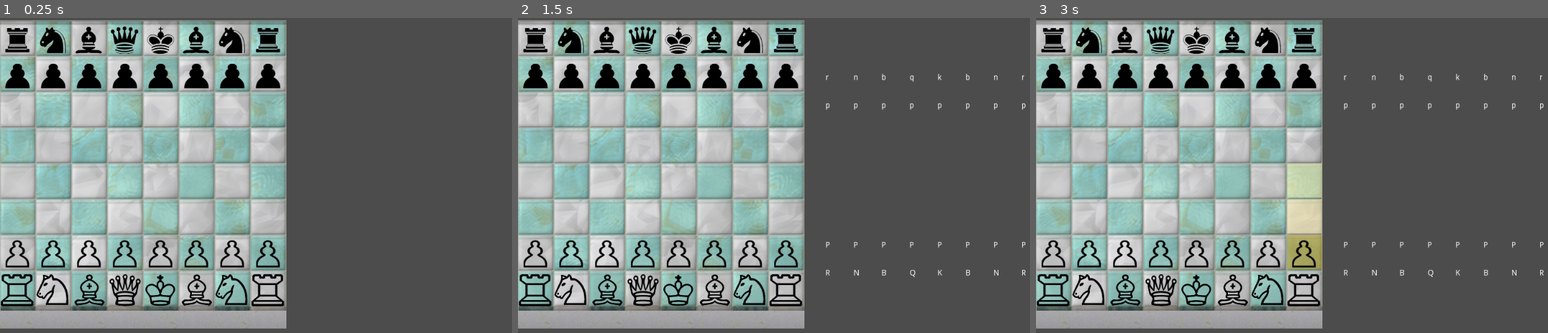
Above: before the commit, frames 1-3 (left to right).
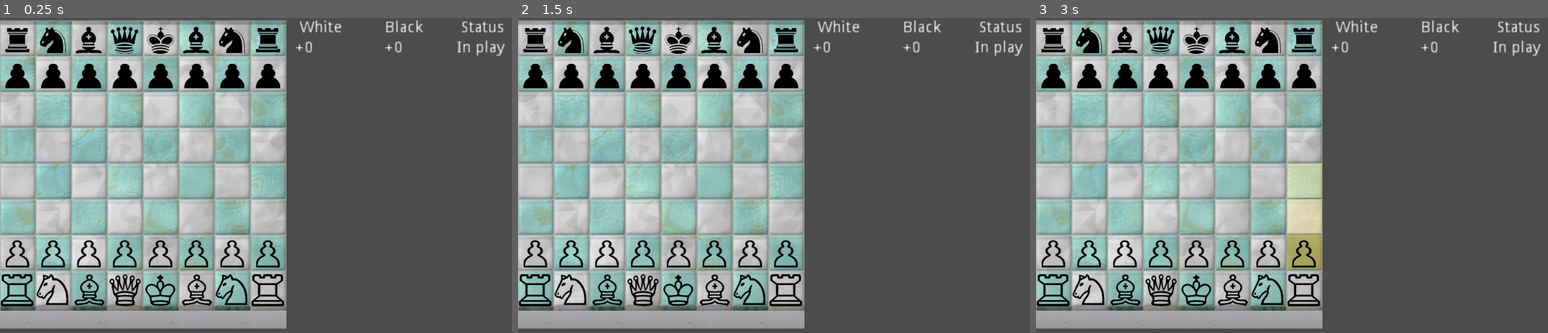
Above: after the commit, the same moments.

Repository: reidhaegele/chessieboi
Game: Godot game, scene res://Chess2d.tscn
Two runs of this game, one before a commit and one after it. Both use one fixed random seed, a clock stepped at 60 frames per second and the inputs below.
Inputs (mouse positions are in pixels of both pictures, inside the frame that each line leads up to):
- Up to frame 1 (0.25 s): no input
- Up to frame 2 (1.5 s): tap Enter at 0.5 s; move the mouse to (932, 169) at 0.52 s; click (932, 169) at 0.67 s; move the mouse to (692, 203) at 1.27 s; click (692, 203) at 1.42 s
- Up to frame 3 (3 s): tap Space at 2 s; move the mouse to (1379, 112) at 2.02 s; click (1379, 112) at 2.17 s; tap Enter at 2.75 s; move the mouse to (1292, 251) at 2.77 s; click (1292, 251) at 2.92 s

The runs differ from the first frame. In frame 1, 0.6% of the frame differs, in the area x 57-99%, y 0-13%; in frame 2, 1.0%, in the area x 57-100%, y 0-83%; in frame 3, 1.0%.

Commit message:
Control labels for captures, status. Check & Checkmate

Diff:
--- a/Chess2d.tscn
+++ b/Chess2d.tscn
@@ -1,7 +1,7 @@
 [gd_scene load_steps=4 format=2]
 
 [ext_resource path="res://Glass and Marble 512x552.png" type="Texture" id=1]
-[ext_resource path="res://Debugger.gd" type="Script" id=2]
+[ext_resource path="res://Control.gd" type="Script" id=2]
 [ext_resource path="res://Chessboard.gd" type="Script" id=3]
 
 [node name="Node2D" type="Node2D"]
@@ -11,5 +11,78 @@
 texture = ExtResource( 1 )
 script = ExtResource( 3 )
 
-[node name="Debugger" type="Node2D" parent="."]
+[node name="Control" type="Control" parent="."]
+margin_left = 512.0
+margin_top = 4.0
+margin_right = 1024.0
+margin_bottom = 556.0
 script = ExtResource( 2 )
+__meta__ = {
+"_edit_use_anchors_": false
+}
+
+[node name="White" type="Label" parent="Control"]
+margin_left = 24.0
+margin_right = 62.0
+margin_bottom = 14.0
+rect_scale = Vector2( 2, 2 )
+text = "White"
+__meta__ = {
+"_edit_use_anchors_": false
+}
+
+[node name="Black" type="Label" parent="Control"]
+margin_left = 176.0
+margin_right = 216.0
+margin_bottom = 14.0
+rect_scale = Vector2( 2, 2 )
+text = "Black"
+__meta__ = {
+"_edit_use_anchors_": false
+}
+
+[node name="w_captured" type="Label" parent="Control"]
+margin_left = 16.0
+margin_top = 36.0
+margin_right = 60.0
+margin_bottom = 132.0
+rect_scale = Vector2( 2, 2 )
+text = "+0"
+autowrap = true
+
+[node name="b_captured" type="Label" parent="Control"]
+margin_left = 176.0
+margin_top = 36.0
+margin_right = 216.0
+margin_bottom = 128.0
+rect_scale = Vector2( 2, 2 )
+text = "+0"
+autowrap = true
+__meta__ = {
+"_edit_use_anchors_": false
+}
+
+[node name="Status" type="Label" parent="Control"]
+margin_left = 312.0
+margin_right = 352.0
+margin_bottom = 14.0
+rect_scale = Vector2( 2, 2 )
+text = "Status"
+__meta__ = {
+"_edit_use_anchors_": false
+}
+
+[node name="c_status" type="Label" parent="Control"]
+margin_left = 304.0
+margin_top = 36.0
+margin_right = 347.0
+margin_bottom = 50.0
+rect_scale = Vector2( 2, 2 )
+text = "In play"
+__meta__ = {
+"_edit_use_anchors_": false
+}
+[connection signal="b_capture" from="Chessboard" to="Control" method="_on_Chessboard_b_capture"]
+[connection signal="check" from="Chessboard" to="Control" method="_on_Chessboard_check"]
+[connection signal="checkmate" from="Chessboard" to="Control" method="_on_Chessboard_checkmate"]
+[connection signal="w_capture" from="Chessboard" to="Control" method="_on_Chessboard_w_capture"]
--- a/Chessboard.gd
+++ b/Chessboard.gd
@@ -12,12 +12,7 @@
 	"RNBQKBNR"
 ]
 
-# Resource containing the chess piece sprites
-var chessPieceSprites: Array = [
-	"r", "n", "b", "q", "k", "b", "n", "r",  # Black pieces
-	"p", "P",                               # Pawns
-	"R", "N", "B", "Q", "K", "B", "N", "R"   # White pieces
-]
+var chessPieces = {"p": 1, "n": 3, "b": 3, "r": 5, "q": 9}
 
 # Chessboard cell size
 var cellSize: Vector2 = Vector2(64, 64)
@@ -26,12 +21,18 @@
 var whiteTurn = true
 var black_check = false
 var white_check = false
+var black_checkmate = false
+var white_checkmate = false
 
 var selectedPiece: Sprite = null
 var lastPiece: Sprite = null
 var dotSize = 10
 var dotColor = Color(0.9, 0.8, 0.3)
 var checkColor = Color(1, 0.1, 0.3)
+signal w_capture(piece, value)
+signal b_capture(piece, value)
+signal check(color)
+signal checkmate(color)
 
 func _ready() -> void:
 	# Spawn chess pieces on the board
@@ -121,6 +122,9 @@
 			draw_dot(Vector2(int((selectedPiece.position.x + myOffset.x) / cellSize.x), int((selectedPiece.position.y + myOffset.y) / cellSize.y)), true)
 	else:
 		clear_dots()
+	if black_check: emit_signal("check", true)
+	elif white_check: emit_signal("check", false)
+	else: emit_signal("check", 2)
 
 func move_selected_piece(dot: Sprite) -> void:
 	var oldCellX = int((selectedPiece.position.x + myOffset.x) / cellSize.x)
@@ -138,6 +142,15 @@
 		var tilex: int = int((child.position.x + myOffset.x) / cellSize.x)
 		var tiley: int = int((child.position.y + myOffset.y) / cellSize.y)
 		if tiley == newCellY and tilex == newCellX:
+			print(child.name)
+			for p in chessPieces:
+				if p in child.name.to_lower():
+					var v = chessPieces[p]
+					if childisblack:
+						emit_signal("w_capture", p, v)
+					else:
+						emit_signal("b_capture", p, v)
+					break
 			child.queue_free()
 #			break
 		if child.has_meta("passable"):
@@ -150,6 +163,10 @@
 							direction = -1
 						var passedSquare = Vector2(newCellX, newCellY) + Vector2(0, direction)
 						if passedSquare == Vector2(tilex,tiley):
+							if childisblack:
+								emit_signal("w_capture", "p", 1)
+							else:
+								emit_signal("b_capture", "p", 1)
 							child.queue_free()
 							chessBoard[tiley][tilex] = ' '
 #							break
@@ -170,25 +187,34 @@
 
 	black_check=false
 	white_check=false
+	white_checkmate = true
+	black_checkmate = true
 	for child in self.get_children():
 		var childisblack = child.name.to_lower() == child.name
-		if whiteTurn:
-			if not childisblack:
-				var moves = get_valid_moves(child)
-				var kingPosition = find_piece('k')
-				if kingPosition in moves:
-					black_check = true
-					draw_dot(kingPosition, false, true)
-					break
-		if not whiteTurn:
-			if childisblack:
-				var moves = get_valid_moves(child)
-				var kingPosition = find_piece('K')
-				if kingPosition in moves:
-					white_check = true
-					draw_dot(kingPosition, false, true)
-					break
-
+#		if whiteTurn:
+#			if not childisblack:
+		var moves = get_valid_moves(child)
+		if moves and not childisblack: white_checkmate = false
+		if moves and childisblack: black_checkmate = false
+		var kingPosition = find_piece('k')
+		if kingPosition in moves:
+			if not childisblack: black_check = true
+			else: white_check = true
+			draw_dot(kingPosition, false, true)
+			break
+#		else:
+#			if childisblack:
+#				var moves = get_valid_moves(child)
+#				if moves: black_checkmate = false
+#				var kingPosition = find_piece('K')
+#				if kingPosition in moves:
+#					white_check = true
+#					draw_dot(kingPosition, false, true)
+#					break
+	if white_checkmate:
+		emit_signal("checkmate", false)
+	elif black_checkmate:
+		emit_signal("checkmate", true)
 	selectedPiece = null
 	lastPiece = null
 
@@ -705,5 +731,14 @@
 		if lower_next == 'p' and is_enemy:
 			return true
 
+	#Check for threats from enemy kings
+	for dir in DIRECTIONS:
+		var next_pos = Vector2((king_pos.x + dir.x), (king_pos.y + dir.y))
+		if not is_valid_square(next_pos):
+			continue
+		if board[next_pos.y][next_pos.x].to_lower()=='k':
+			var is_enemy = (board[next_pos.y][next_pos.x] == board[next_pos.y][next_pos.x].to_lower()) != is_black
+			return true
+
 	# If no threats are found, the king is not in check
 	return false
--- /dev/null
+++ b/Control.gd
@@ -0,0 +1,68 @@
+extends Control
+
+var w_c = ""
+var b_c = ""
+
+var b_check = "Black King in check"
+var w_check = "White King in check"
+
+var b_checkmate = "Checkmate, White wins"
+var w_checkmate = "Checkmate, Black wins"
+
+var w_adv = 0
+var w_adv_text = "+0"
+var b_adv = 0
+var b_adv_text = "+0"
+
+var c_status = "In play"
+var game_over = false
+
+# Called when the node enters the scene tree for the first time.
+func _ready():
+	$c_status.text = c_status
+
+# Called every frame. 'delta' is the elapsed time since the previous frame.
+func _process(delta):
+	if game_over: return
+	$c_status.text = c_status
+	$b_captured.text = b_adv_text + "\n" + b_c
+	$w_captured.text = w_adv_text + "\n" + w_c
+
+
+func _on_Chessboard_b_capture(piece, value):
+	b_adv += value
+	w_adv -= value
+
+	w_adv_text = w_adv
+	if w_adv_text >= 0: w_adv_text = "+" + str(w_adv_text)
+	else: w_adv_text = str(w_adv_text)
+	b_adv_text = b_adv
+	if b_adv_text >= 0: b_adv_text = "+" + str(b_adv_text)
+	else: b_adv_text = str(b_adv_text)
+
+	b_c = b_c + piece
+
+func _on_Chessboard_w_capture(piece, value):
+	w_adv += value
+	b_adv -= value
+
+	w_adv_text = w_adv
+	if w_adv_text >= 0: w_adv_text = "+" + str(w_adv_text)
+	else: w_adv_text = str(w_adv_text)
+	b_adv_text = b_adv
+	if b_adv_text >= 0: b_adv_text = "+" + str(b_adv_text)
+	else: b_adv_text = str(b_adv_text)
+
+	w_c = w_c + piece
+
+func _on_Chessboard_check(color):
+	if int(color)==2: c_status = "In play"
+	elif color: c_status = "Black in check"
+	else: c_status = "White in check"
+
+
+func _on_Chessboard_checkmate(color):
+	if color: c_status = "Black checkmated"
+	else: c_status = "White checkmated"
+	game_over = true
+	$c_status.text = c_status
